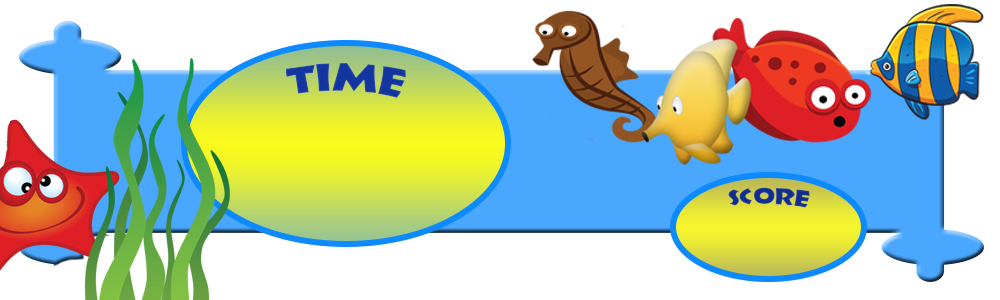
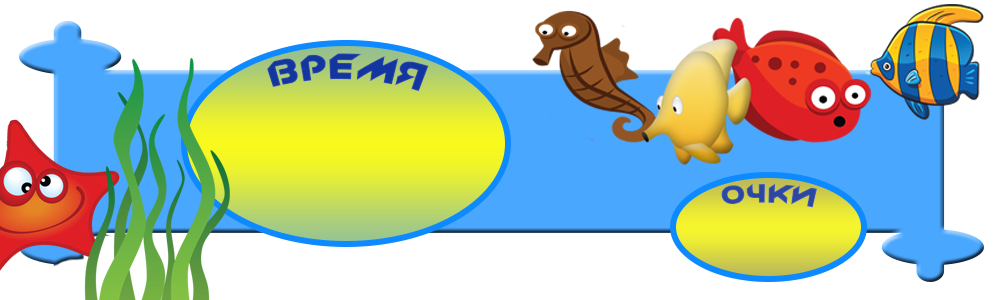
The second 1000 × 300 image is a revision of the first. Changes to its layers:
renamed "TIME" to "ВРЕМЯ", painted on it over [267, 53, 429, 98]
painted on "Ellipse 1 copy", unmasked it over [267, 53, 429, 98]
renamed "SCORE" to "ОЧКИ", painted on it over [721, 183, 817, 208]
painted on "Ellipse 1", unmasked it over [721, 183, 817, 208]
